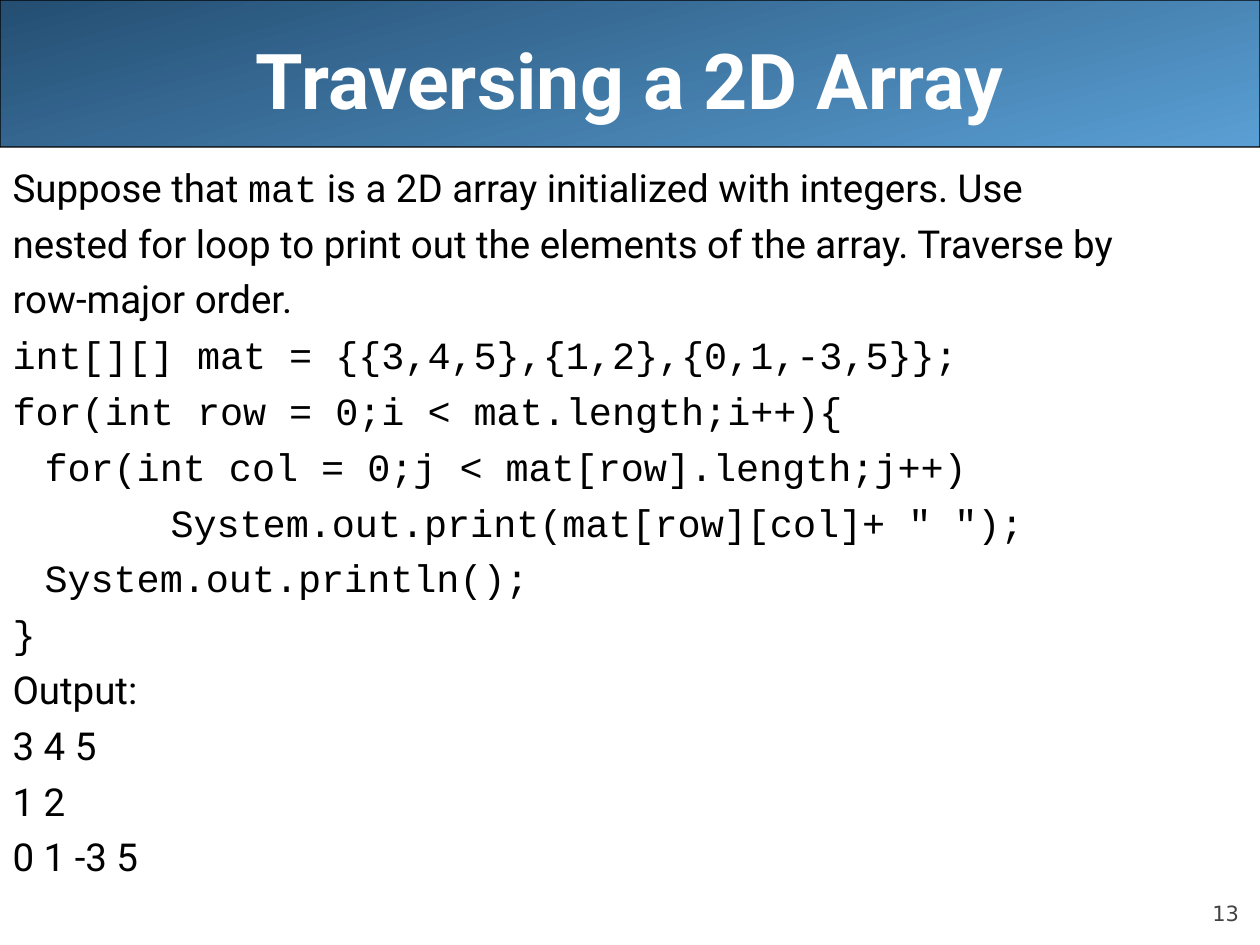
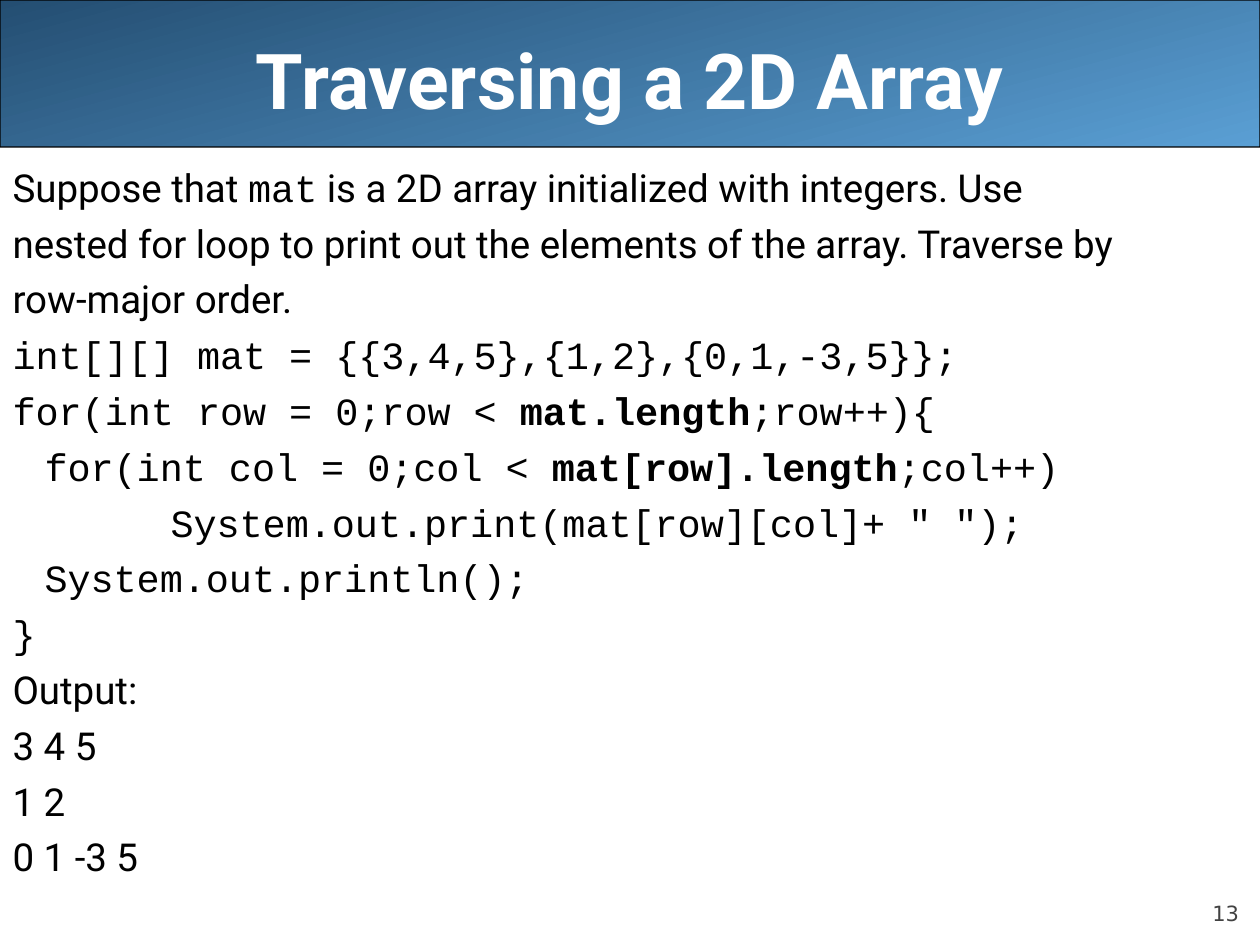
Before and after one commit to LongBaoNguyen/longbaonguyen.github.io, a slide deck: slide 13 of courses/apcsa/lecture20.ppt. Drawn at 1260x945 pixels with LibreOffice and Linux fonts; fonts in the diff are those of the drawing. Boxes give left, top, right and bottom in pixels: in the first picture for what was removed or moved away, otherwise in the second. Text is boxed around its words. In the diff, an @@ line names an element or a change of style, - is before the commit and + after.

```diff
--- a/courses/apcsa/lecture20.ppt
+++ b/courses/apcsa/lecture20.ppt
@@ text at (13,397,1059,489): text changed @@
-for(int row = 0;i < mat.length;i++){
-for(int col = 0;j < mat[row].length;j++)
+for(int row = 0;row < mat.length;row++){
+for(int col = 0;col < mat[row].length;col++)
```
Also in this commit, not shown: 8 other slides changed, 4 slides added, 7 other files.
